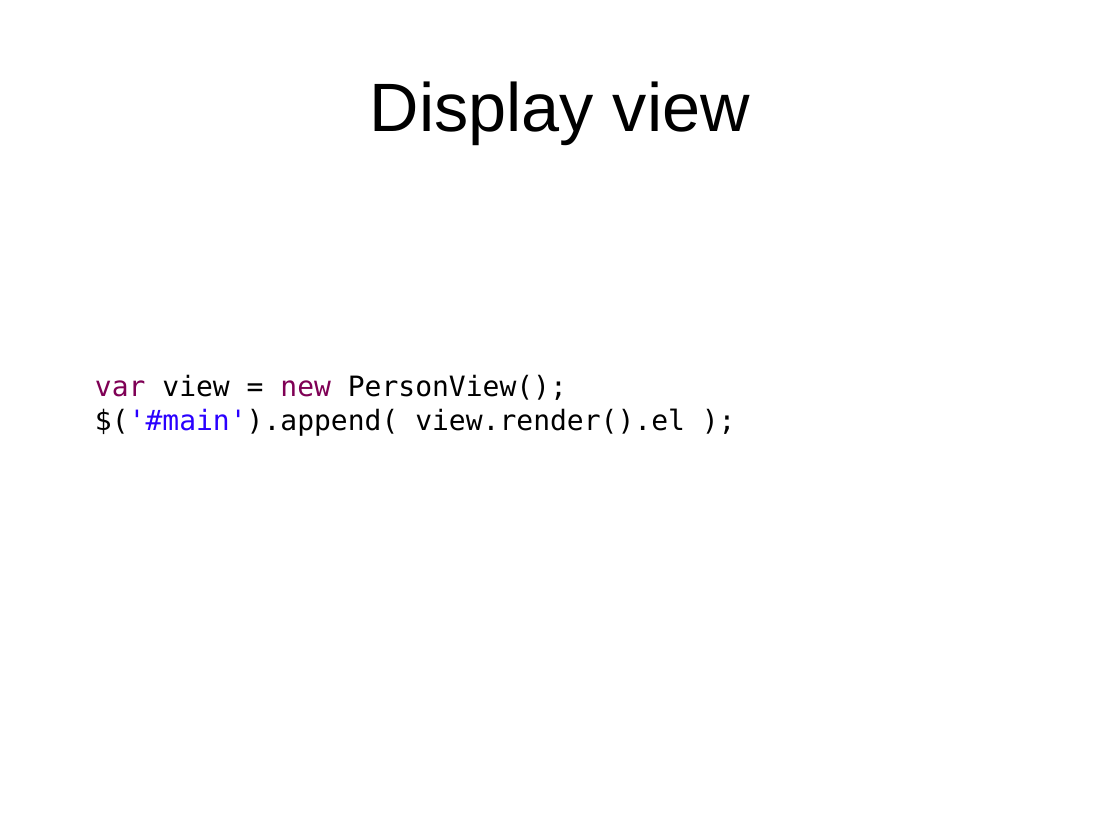
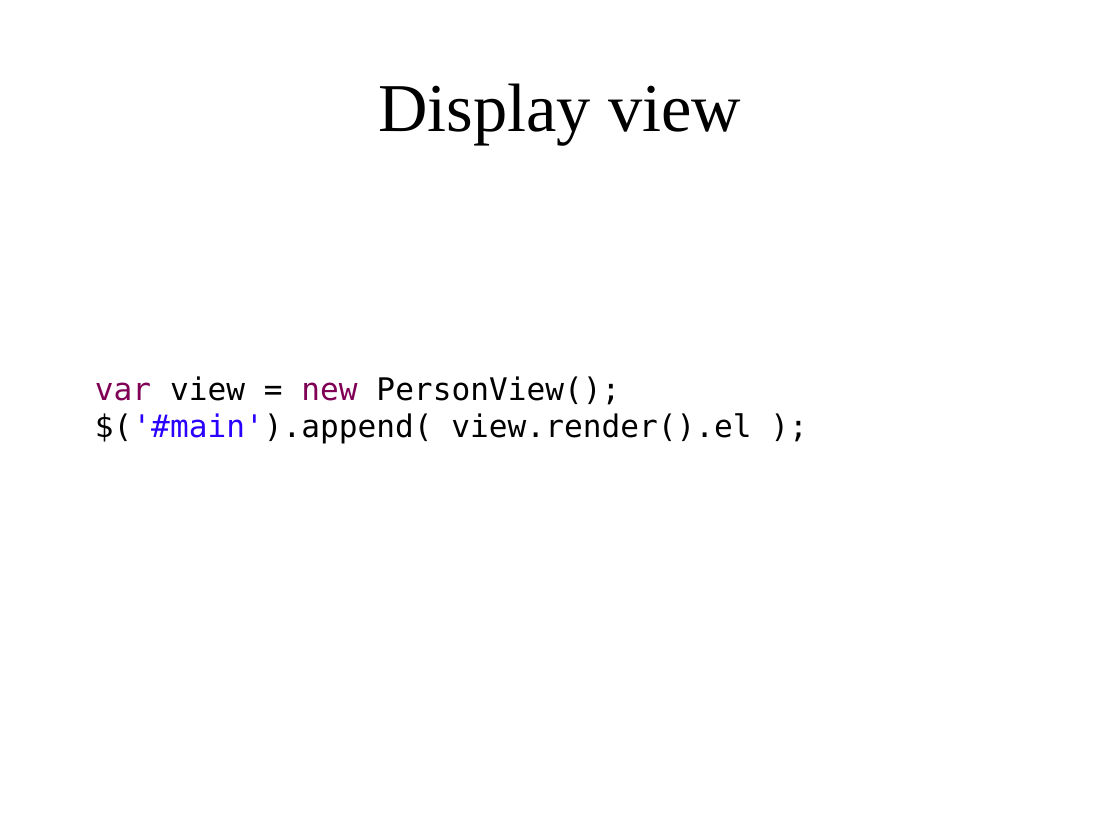
Before and after one commit to maivantan1992/DemoBackBone, a slide deck: slide 16 of DemoBackBone/src/main/resources/Slide/Backbone.pptx. Drawn at 1120x840 pixels with LibreOffice and Linux fonts; fonts in the diff are those of the drawing. Boxes give left, top, right and bottom in pixels: in the first picture for what was removed or moved away, otherwise in the second. Text is boxed around its words. In the diff, an @@ line names an element or a change of style, - is before the commit and + after.

```diff
--- a/DemoBackBone/src/main/resources/Slide/Backbone.pptx
+++ b/DemoBackBone/src/main/resources/Slide/Backbone.pptx
@@ title "Display view" at (378,83,741,144): font Arial to Times New Roman @@
@@ text "var view = new PersonView();" at (95,376,751,444): size 18 to 20 pt @@
```
Also in this commit, not shown: 17 other slides changed, 2 slides added, 2 slides removed, 1 other file.
